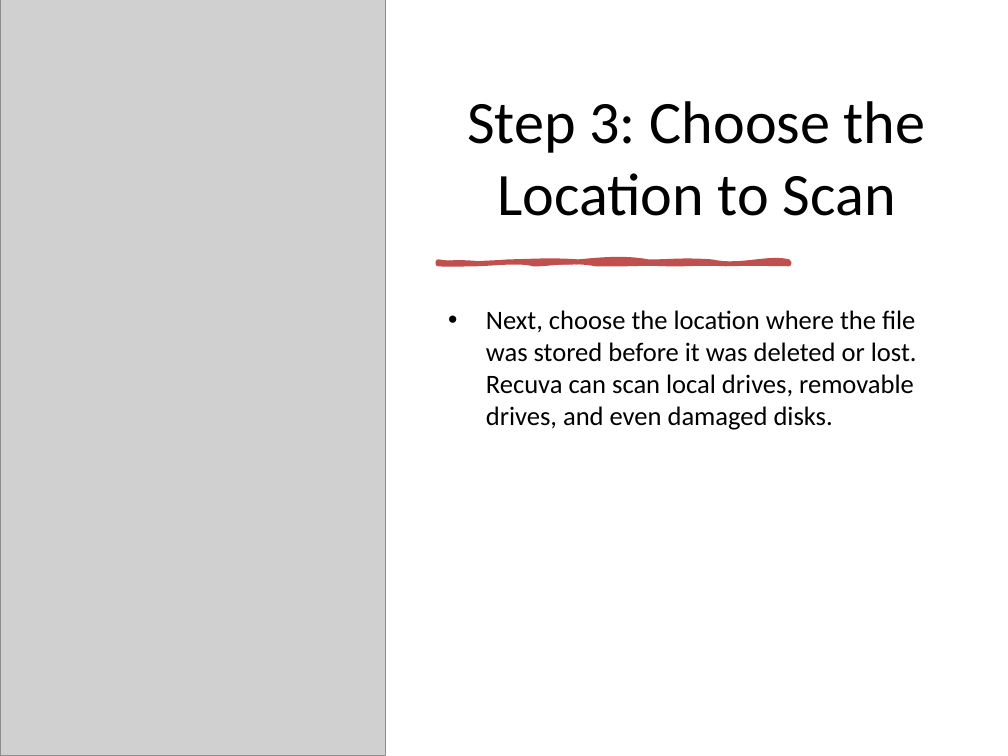
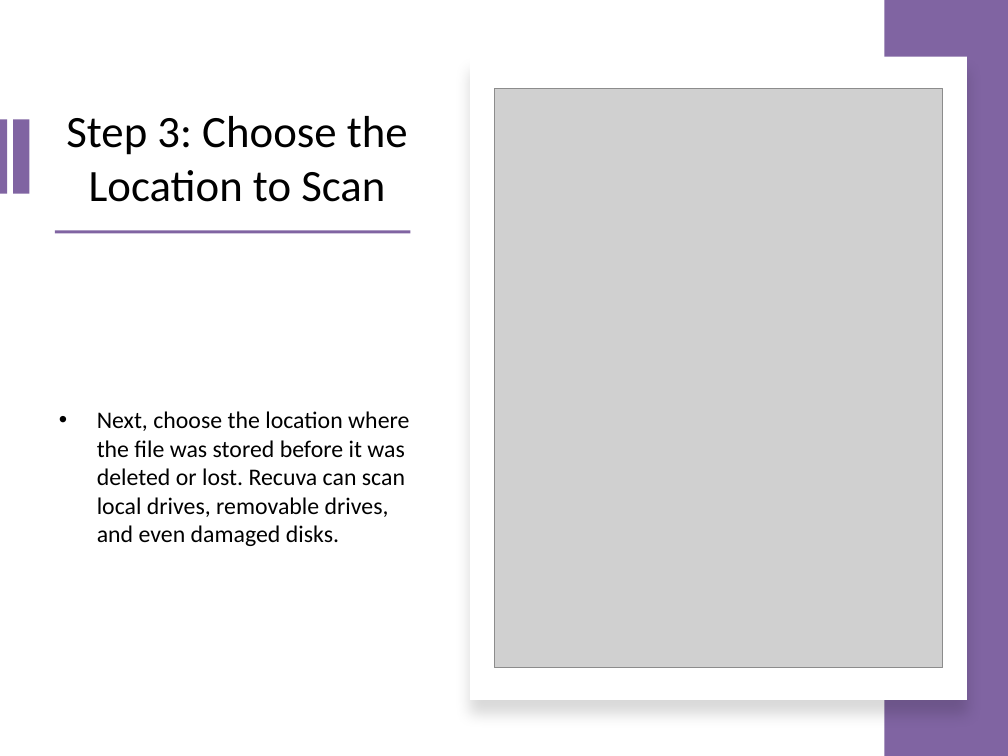
Before and after one commit to sarthak22122000/Open-Source-Project, a slide deck: slide 5 of Recuva_File_Recovery.pptx. Drawn at 1008x756 pixels with LibreOffice and Linux fonts; fonts in the diff are those of the drawing; grey boxes stand for pictures. Boxes give left, top, right and bottom in pixels: in the first picture for what was removed or moved away, otherwise in the second. Text is boxed around its words. In the diff, an @@ line names an element or a change of style, - is before the commit and + after.

Commit message:
Updated PPT

```diff
--- a/Recuva_File_Recovery.pptx
+++ b/Recuva_File_Recovery.pptx
@@ picture removed at (x1=0, y1=0, x2=385, y2=756) @@
@@ rectangle added at (x1=884, y1=0, x2=1008, y2=756), fill #8064A2 @@
@@ rectangle added at (x1=470, y1=56, x2=967, y2=700), fill #FFFFFF @@
@@ picture added at (x1=494, y1=88, x2=942, y2=667) @@
@@ rectangle added at (x1=0, y1=119, x2=7, y2=194), fill #8064A2 @@
@@ rectangle added at (x1=13, y1=119, x2=29, y2=194), fill #8064A2 @@
@@ title "Step 3: Choose the Location ..." moved from (x1=467, y1=101, x2=926, y2=216) to (x1=66, y1=116, x2=408, y2=202) @@
@@ title "Step 3: Choose the Location ..." at (x1=66, y1=116, x2=408, y2=202): size 43 to 32 pt; vertical alignment bottom to middle @@
@@ rectangle added at (x1=55, y1=231, x2=410, y2=234), fill #8064A2 @@
@@ text "Next, choose the location where ..." moved from (x1=486, y1=310, x2=917, y2=430) to (x1=97, y1=411, x2=409, y2=546) @@
@@ text "Next, choose the location where ..." at (x1=97, y1=411, x2=409, y2=546): size 19 to 17 pt; vertical alignment top to middle @@
@@ freeform shape removed at (x1=438, y1=262, x2=789, y2=264) @@
```
Also in this commit, not shown: 6 other slides changed.
